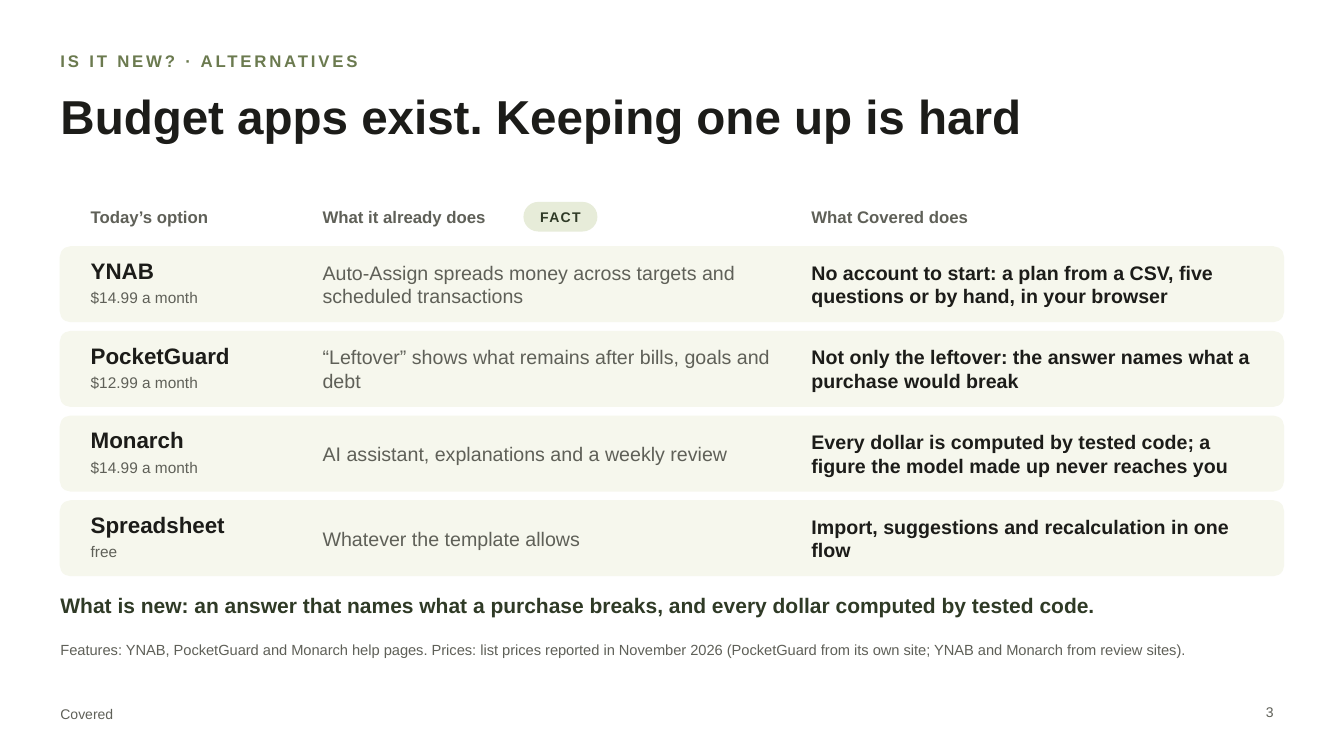
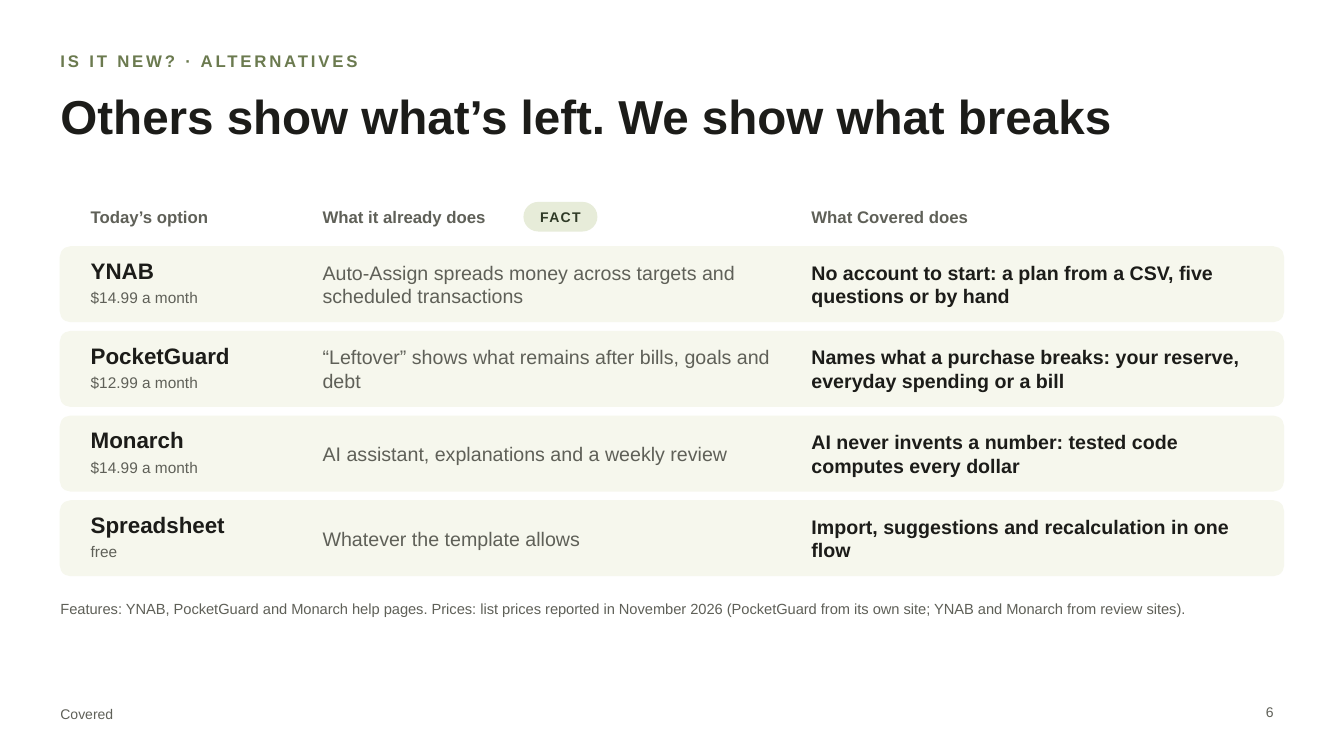
Before and after one commit to chinusoid/FractureTeam, a slide deck: slide 6 of pitch/covered-pitch.pptx (slide 3 before the commit). Drawn at 1344x756 pixels with LibreOffice and Linux fonts; fonts in the diff are those of the drawing. Boxes give left, top, right and bottom in pixels: in the first picture for what was removed or moved away, otherwise in the second. Text is boxed around its words. In the diff, an @@ line names an element or a change of style, - is before the commit and + after.

```diff
--- a/pitch/covered-pitch.pptx
+++ b/pitch/covered-pitch.pptx
@@ title at [60,99,1111,135]: text changed @@
-Budget apps exist. Keeping one up is hard
+Others show what’s left. We show what breaks
@@ text at [811,265,1213,307]: text changed @@
-No account to start: a plan from a CSV, five questions or by hand, in your browser
+No account to start: a plan from a CSV, five questions or by hand
@@ text at [811,349,1239,392]: text changed @@
-Not only the leftover: the answer names what a purchase would break
+Names what a purchase breaks: your reserve, everyday spending or a bill
@@ text at [811,434,1178,477]: text changed @@
-Every dollar is computed by tested code; a figure the model made up never reaches you
+AI never invents a number: tested code computes every dollar
@@ text removed at [60,597,1095,618] @@
-What is new: an answer that names what a purchase breaks, and every dollar computed by tested code.
@@ text "Features: YNAB, PocketGuard and Monarch ...": place and size @@
-text "Features: YNAB, PocketGuard and Monarch ..." at [60,644,1186,658]
+text "Features: YNAB, PocketGuard and Monarch ..." at [60,603,1186,617]
@@ page number at [1266,707,1274,717]: text changed @@
-3
+6
```
Also in this commit, not shown: 9 other slides changed, 3 other files.
